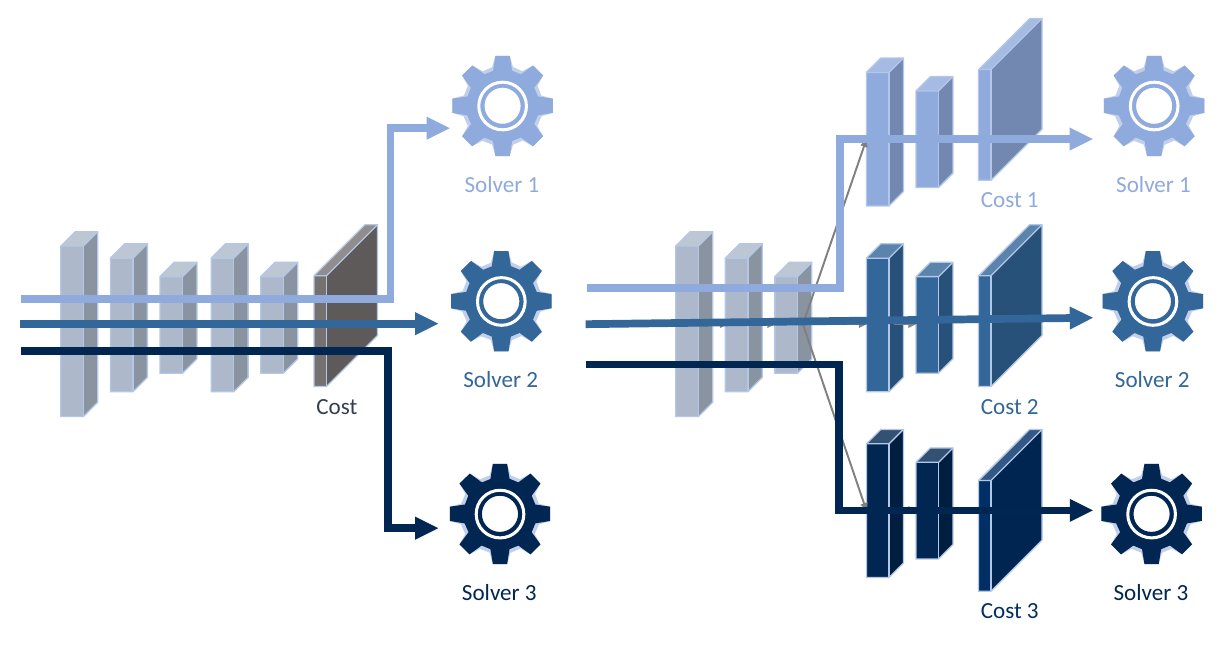
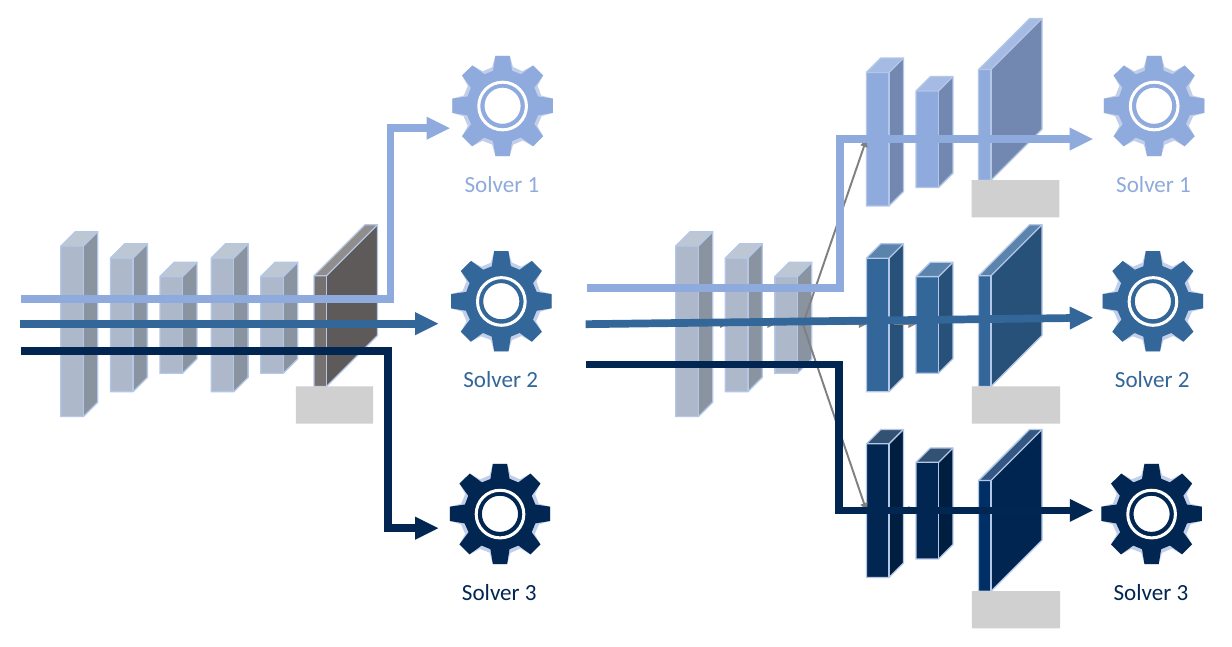
Before and after one commit to khalil-research/Multi-Task_Predict-then-Optimize, a slide deck: slide 1 of img/multitask.pptx. Drawn at 1232x647 pixels with LibreOffice and Linux fonts; fonts in the diff are those of the drawing; grey boxes stand for pictures. Boxes give left, top, right and bottom in pixels: in the first picture for what was removed or moved away, otherwise in the second. Text is boxed around its words. In the diff, an @@ line names an element or a change of style, - is before the commit and + after.

```diff
--- a/img/multitask.pptx
+++ b/img/multitask.pptx
@@ picture added at <box>972,180,1060,217</box> @@
@@ text removed at <box>981,192,1039,207</box> @@
-Cost 1
@@ picture added at <box>296,386,373,423</box> @@
@@ picture added at <box>972,386,1061,423</box> @@
@@ text removed at <box>316,399,357,414</box> @@
-Cost
@@ text removed at <box>981,399,1039,414</box> @@
-Cost 2
@@ picture added at <box>972,592,1061,628</box> @@
@@ text removed at <box>981,603,1039,618</box> @@
-Cost 3
```
Also in this commit, not shown: 4 other files.
